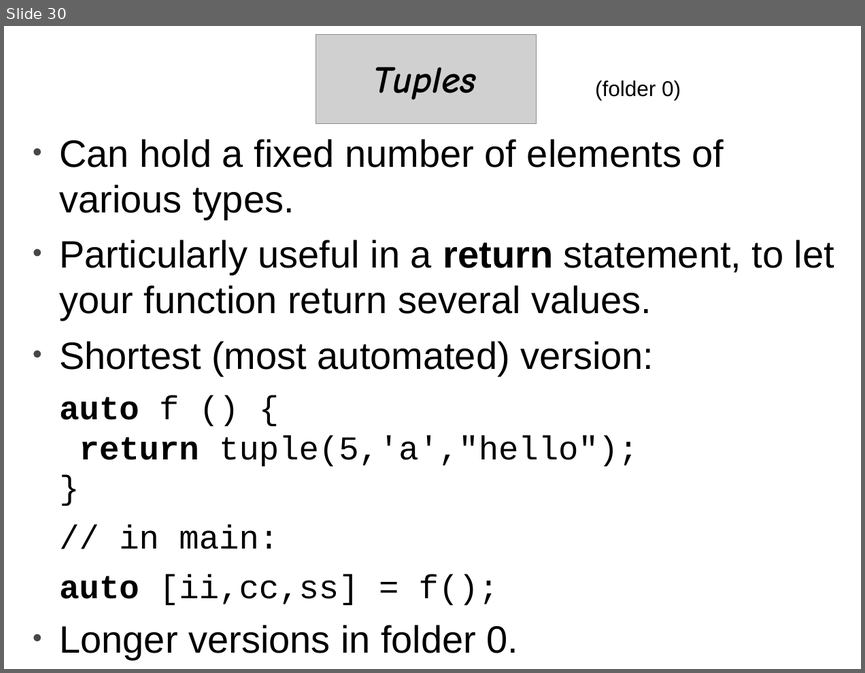
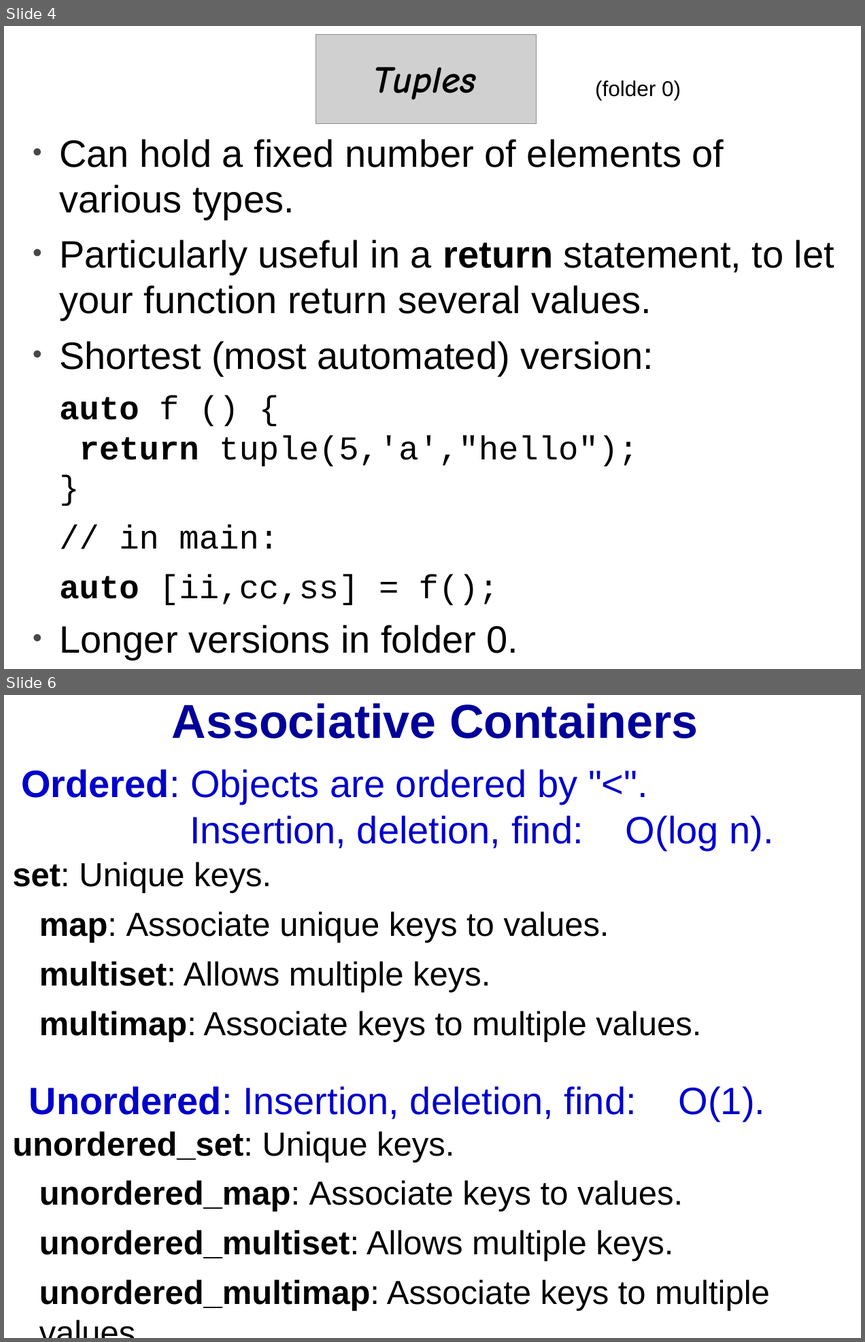
Before and after one commit to cpp-at-ariel/cpp-5780, a slide deck: 10-stl-containers/slides-containers.odp. Shown one above the other, each under a label of ours: slide 30 before the commit, slides 4 and 6 after it; the slides between them are not shown. The pictures are 865x673 and 865x1342 pixels, drawn with LibreOffice and Linux fonts; fonts in the diff are those of the drawing; grey boxes stand for pictures. Boxes give left, top, right and bottom in pixels: in the first picture for what was removed or moved away, otherwise in the second. Text is boxed around its words. In the diff, an @@ line names an element or a change of style, - is before the commit and + after.

Commit message:
containers slides

```diff
--- a/10-stl-containers/slides-containers.odp
+++ b/10-stl-containers/slides-containers.odp
@@ slide 6 added at (4, 695, 861, 1338), background #FFFFFF @@
@@ title added at (172, 703, 698, 739), 40 pt, text #000099, bold @@
+Associative Containers
@@ text added at (21, 769, 773, 850), 32 pt, text #0000CC @@
+Ordered: Objects are ordered by "<".
+Insertion, deletion, find: O(log n).
@@ text added at (13, 862, 701, 1042), 28 pt, text #000000 @@
+set: Unique keys.
+map: Associate unique keys to values.
+multiset: Allows multiple keys.
+multimap: Associate keys to multiple values.
@@ text added at (29, 1086, 766, 1121), 32 pt, text #0000CC @@
+Unordered: Insertion, deletion, find: O(1).
@@ text added at (13, 1131, 770, 1310), 28 pt, text #000000 @@
+unordered_set: Unique keys.
+unordered_map: Associate keys to values.
+unordered_multiset: Allows multiple keys.
+unordered_multimap: Associate keys to multiple values.
@@ what was slide 30 is now slide 4 @@
```
Also in this commit, not shown: 6 slides changed, 4 other slides added, 3 slides removed, 1 other file.
